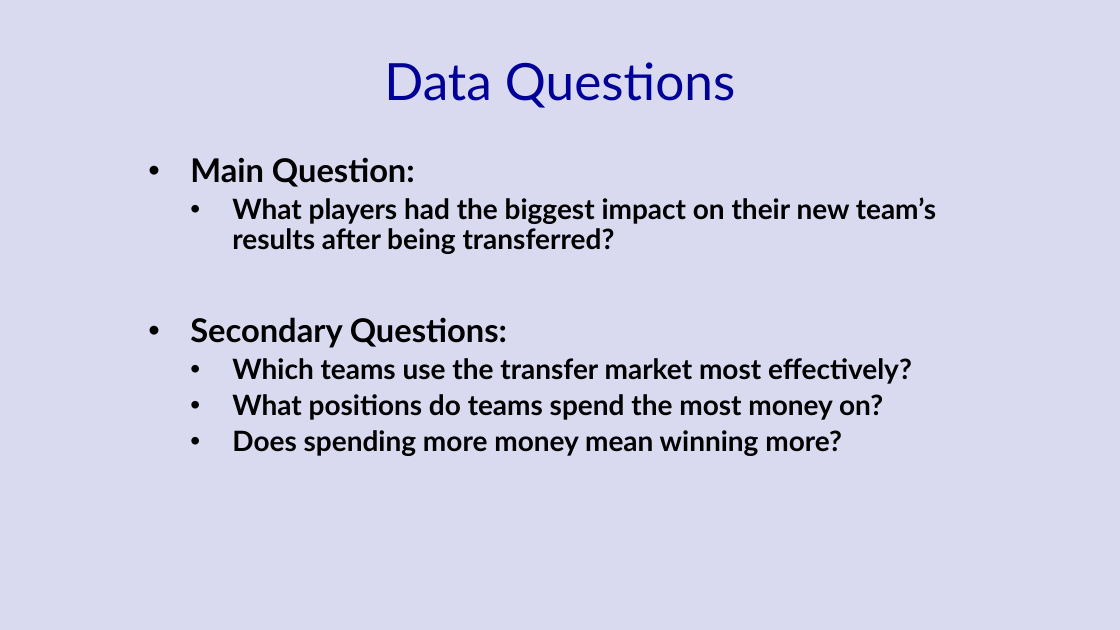
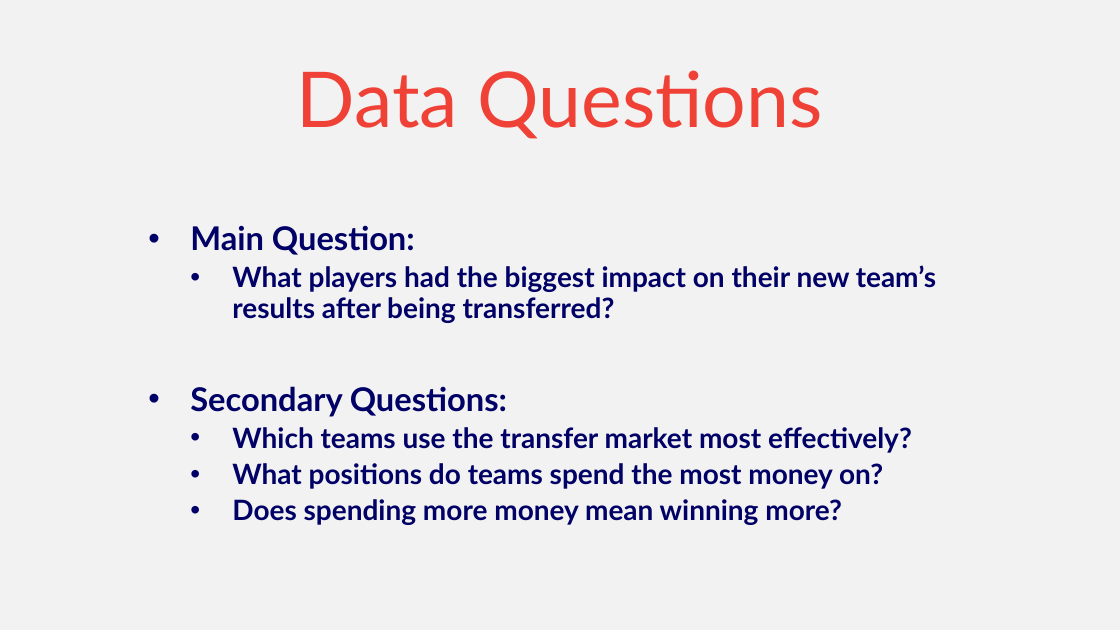
Before and after one commit to samlawson1/european-soccer-transfer-market, a slide deck: slide 4 of Transfer-Market-PowerPoint.pptx. Drawn at 1120x630 pixels with LibreOffice and Linux fonts; fonts in the diff are those of the drawing. Boxes give left, top, right and bottom in pixels: in the first picture for what was removed or moved away, otherwise in the second. Text is boxed around its words. In the diff, an @@ line names an element or a change of style, - is before the commit and + after.

```diff
--- a/Transfer-Market-PowerPoint.pptx
+++ b/Transfer-Market-PowerPoint.pptx
@@ background #000099 at 15% opacity to #F2F2F2 @@
@@ title "Data Questions": place and size @@
-title "Data Questions" at (384, 62, 735, 108)
+title "Data Questions" at (297, 70, 823, 139)
@@ title "Data Questions" at (297, 70, 823, 139): size 44 to 66 pt, text colour #000099 to #EF4135, letter outline none to #0055A4 0.75 pt @@
@@ subtitle "Main Question:": place and size @@
-subtitle "Main Question:" at (190, 157, 936, 456)
+subtitle "Main Question:" at (190, 225, 936, 525)
@@ subtitle "Main Question:" at (190, 225, 936, 525): text colour #000000 to #000066, letter outline none to #EF4135 0.75 pt @@
```
Also in this commit, not shown: 4 other slides changed.
